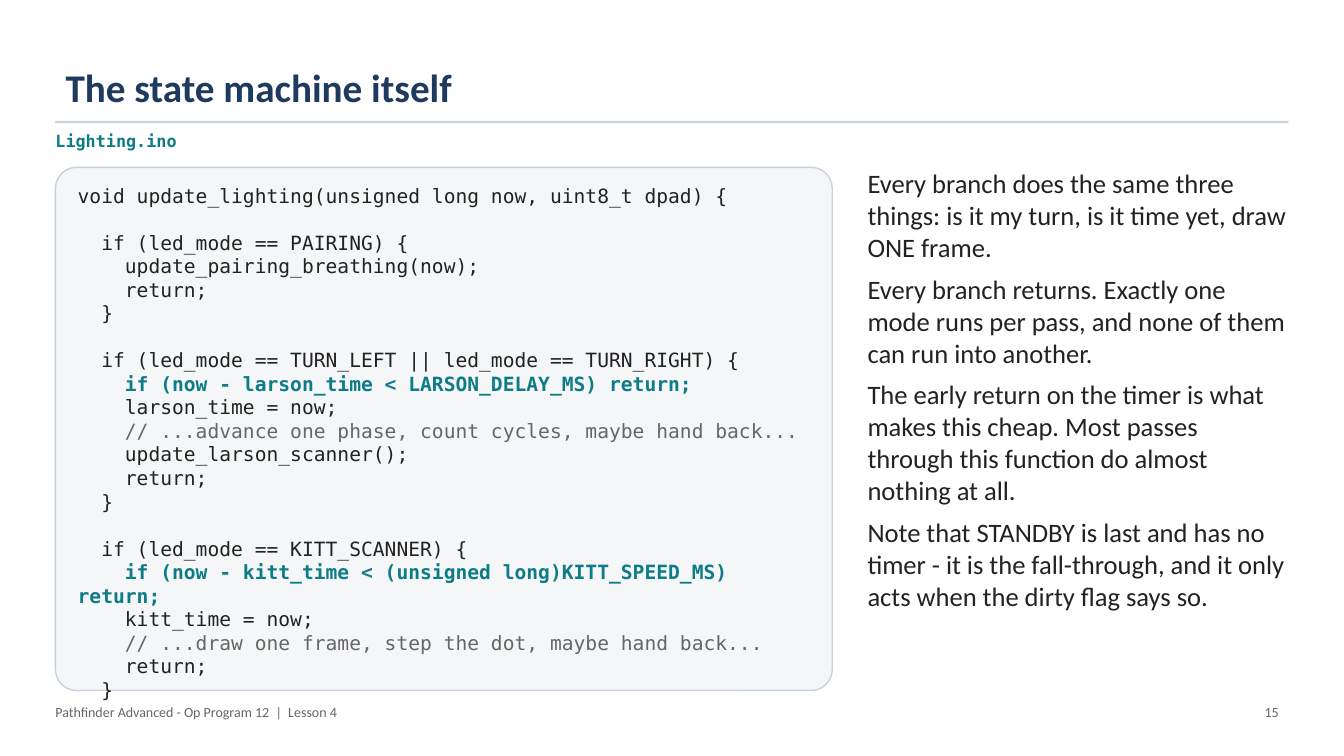
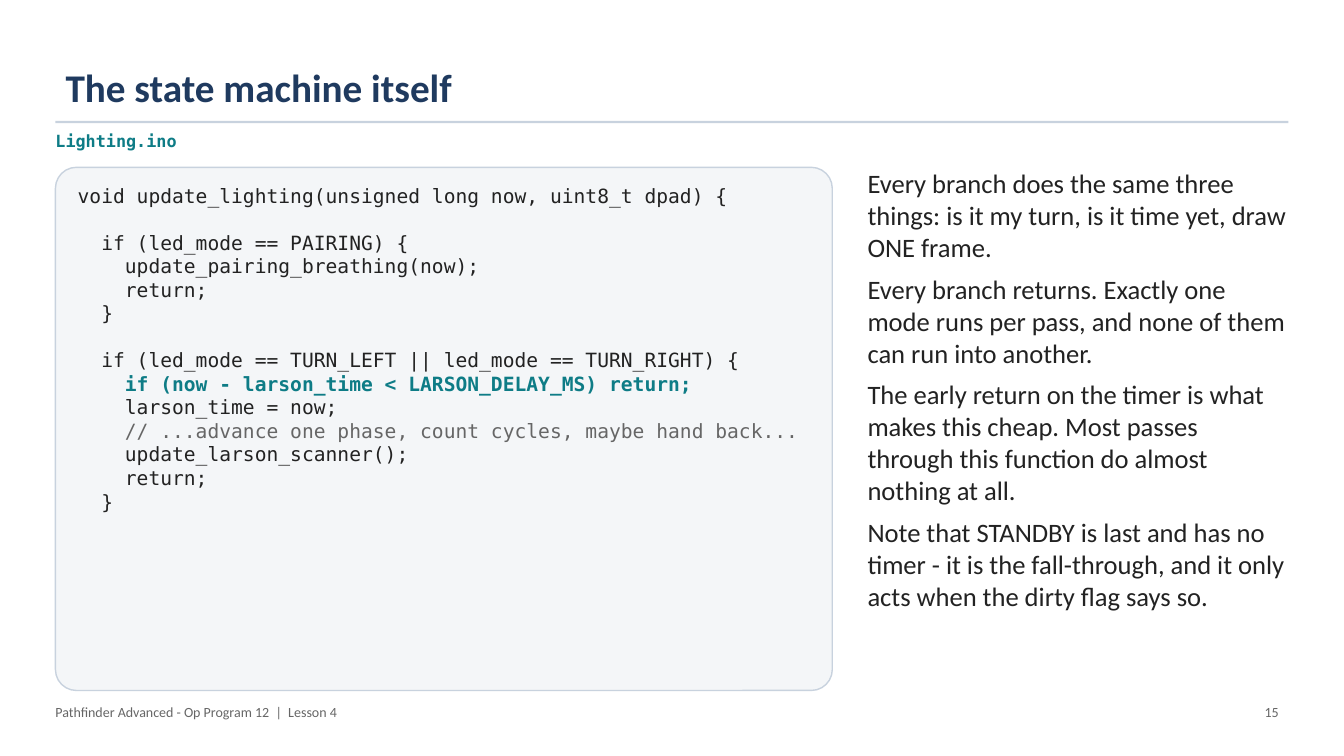
Before and after one commit to PorpoiseRobotics/porpoise-robotics, a slide deck: slide 15 of ground-vehicle/docs/courses/advanced/l4_lighting_state_machine.pptx. Drawn at 1344x756 pixels with LibreOffice and Linux fonts; fonts in the diff are those of the drawing. Boxes give left, top, right and bottom in pixels: in the first picture for what was removed or moved away, otherwise in the second. Text is boxed around its words. In the diff, an @@ line names an element or a change of style, - is before the commit and + after.

```diff
--- a/ground-vehicle/docs/courses/advanced/l4_lighting_state_machine.pptx
+++ b/ground-vehicle/docs/courses/advanced/l4_lighting_state_machine.pptx
@@ text in rounded rectangle at [78, 541, 763, 676]: paragraphs removed @@
-if (led_mode == KITT_SCANNER) {
-if (now - kitt_time < (unsigned long)KITT_SPEED_MS) return;
-kitt_time = now;
-// ...draw one frame, step the dot, maybe hand back...
-return;
-}
```
Also in this commit, not shown: 1 other slide changed, 15 other files.
